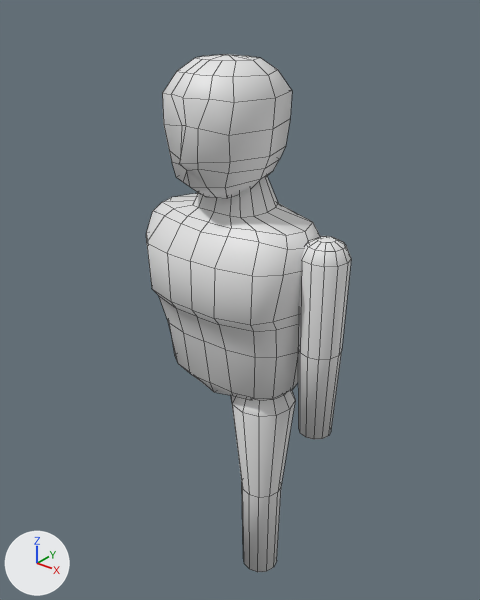
Renders of the Blender file character.blend from each side of a commit.
The view is the same before and after, from a camera (50 mm lens) standing at (5.4, -6.67, 5.44) and looking at (0.03, 0.05, 1.27). Every picture has the same lights, and +X, +Y and +Z are marked at lower left. Mesh edges are drawn as thin lines.

Objects in the first picture: 'Arm', 'Arm.001', 'Sphere', 'Torso'.
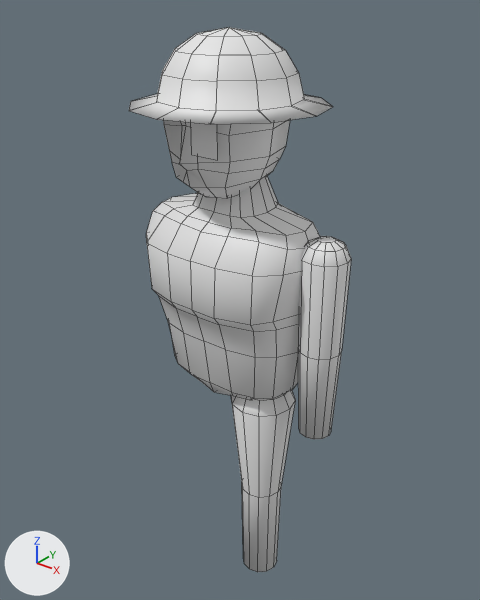
Commit message: Give him a nice hat

Edits to the bpy script that builds the scene:
```text
Add me_plane:
    me_plane.from_pydata([(-0.736, -0.253, 0.76), (-0.333, -0.253, 0.76), (-0.736, -0.253, 1.163), (-0.333, -0.253, 1.163)], [], [(0, 1, 3, 2)])
Add me_circle_004:
    me_circle_004.from_pydata(...)  # 62 vertices, 72 faces; spans x -1.27..1.27, y -1.27..1.27, z 0.0..0.88
    me_circle_004.polygons.foreach_set('use_smooth', [True] * 72)
Add ob_eye:
    ob_eye = bpy.data.objects.new('Eye', me_plane)
    ob_eye.location = (0.82, -0.68, 2.8)
Add ob_circle:
    ob_circle = bpy.data.objects.new('Circle', me_circle_004)
    ob_circle.location = (0.0, -0.12, 4.03)
```

Where the change shows, as pixel boxes [x1, y1, x2, y2] in the pictures (480 x 600 px):
'Circle', added: after [129, 27, 333, 124]
'Eye', added: after [191, 123, 218, 160]
